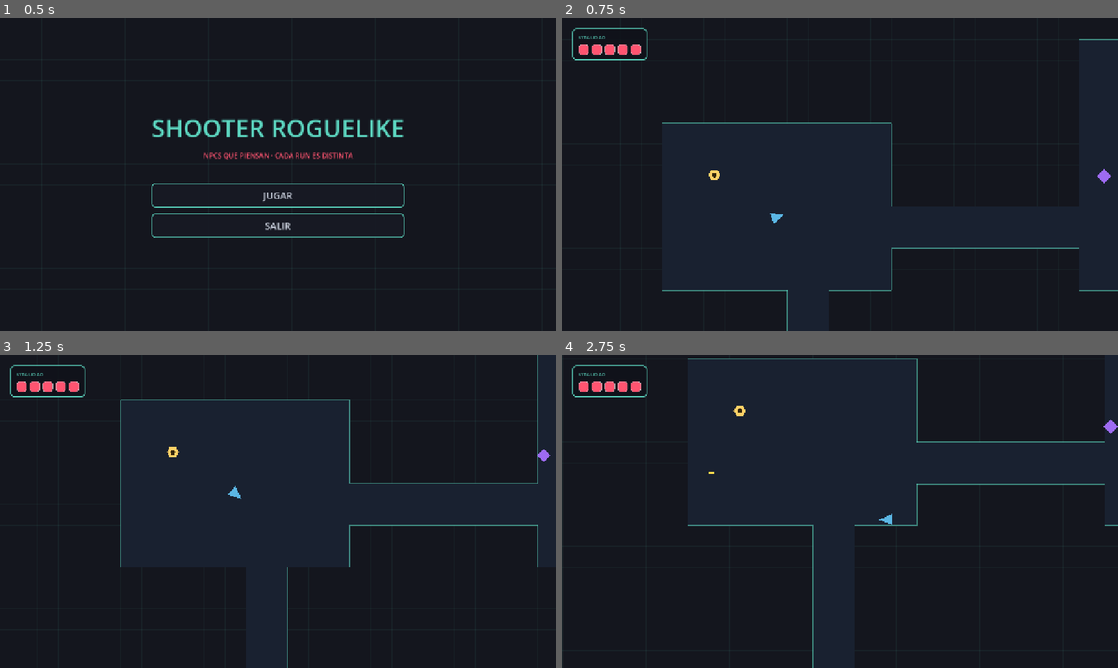
Above: before the commit, frames 1-4 (two rows, left to right).
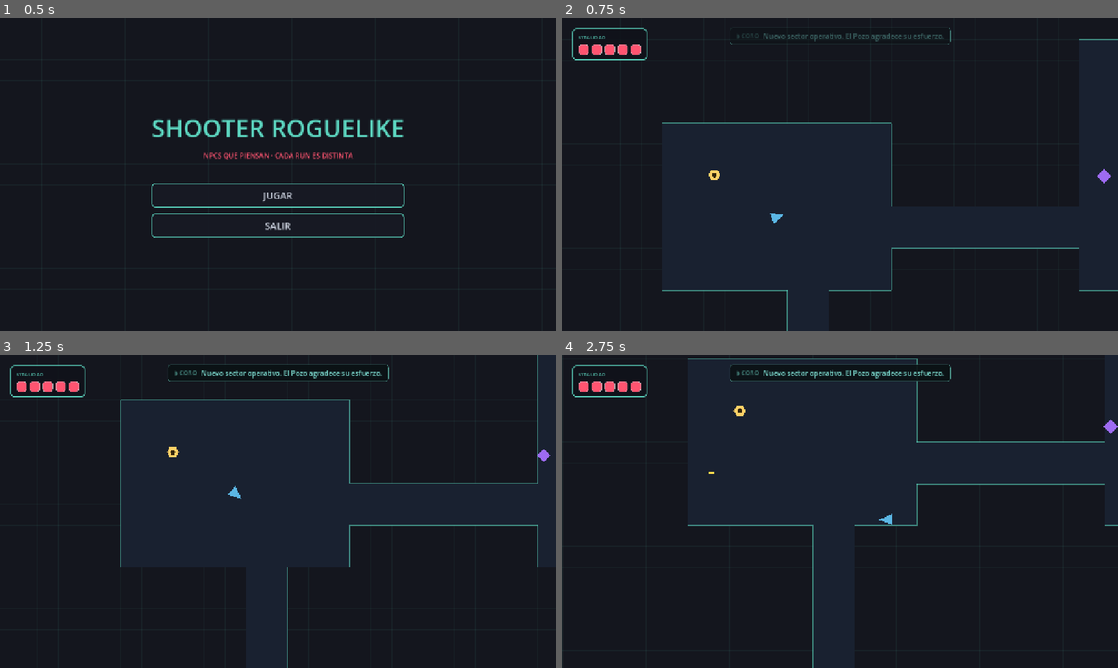
Above: after the commit, the same moments.

Repository: Im-diegollull/Shooter-Roguelike
Game: Godot game, scene res://scenes/ui/MainMenu.tscn
Two runs of this game, one before a commit and one after it. Both use one fixed random seed, a clock stepped at 60 frames per second and the inputs below.
Inputs (mouse positions are in pixels of both pictures, inside the frame that each line leads up to):
- Up to frame 1 (0.5 s): no input
- Up to frame 2 (0.75 s): click "JUGAR" at 0.5 s
- Up to frame 3 (1.25 s): no input
- Up to frame 4 (2.75 s): tap Enter at 1.25 s; move the mouse to (962, 495) at 1.27 s; hold D (move_right) 1.28-2.03 s; hold E (interact) 1.28-2.03 s; move the mouse to (728, 527) at 2.02 s; hold S (move_down) from 2.03 s (still down); click (728, 527) at 2.1 s

Frame 1 is identical in both runs. In frame 2, 0.3% of the frame differs, in the area x 30-70%, y 3-9%; in frame 3, 0.5%; in frame 4, 1.8%, in the area x 30-70%, y 2-9%.

Commit message:
feat: CORO da la bienvenida al generar cada piso

Diff:
--- a/scripts/generation/LevelGenerator.gd
+++ b/scripts/generation/LevelGenerator.gd
@@ -56,6 +56,8 @@
 	_place_player()
 	_spawn_npcs()
 	_spawn_enemies()
+	# CORO da la bienvenida al piso (espera a que el jugador exista en escena).
+	Coro.announce_floor()
 
 # --- Generación ---
 
